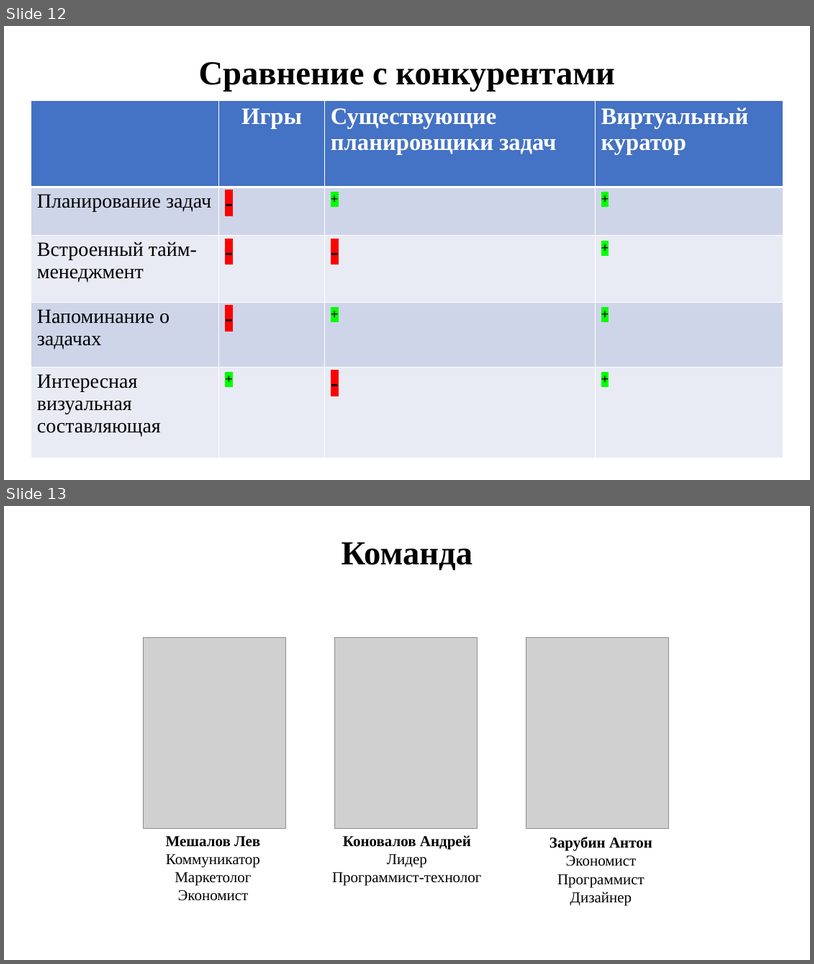
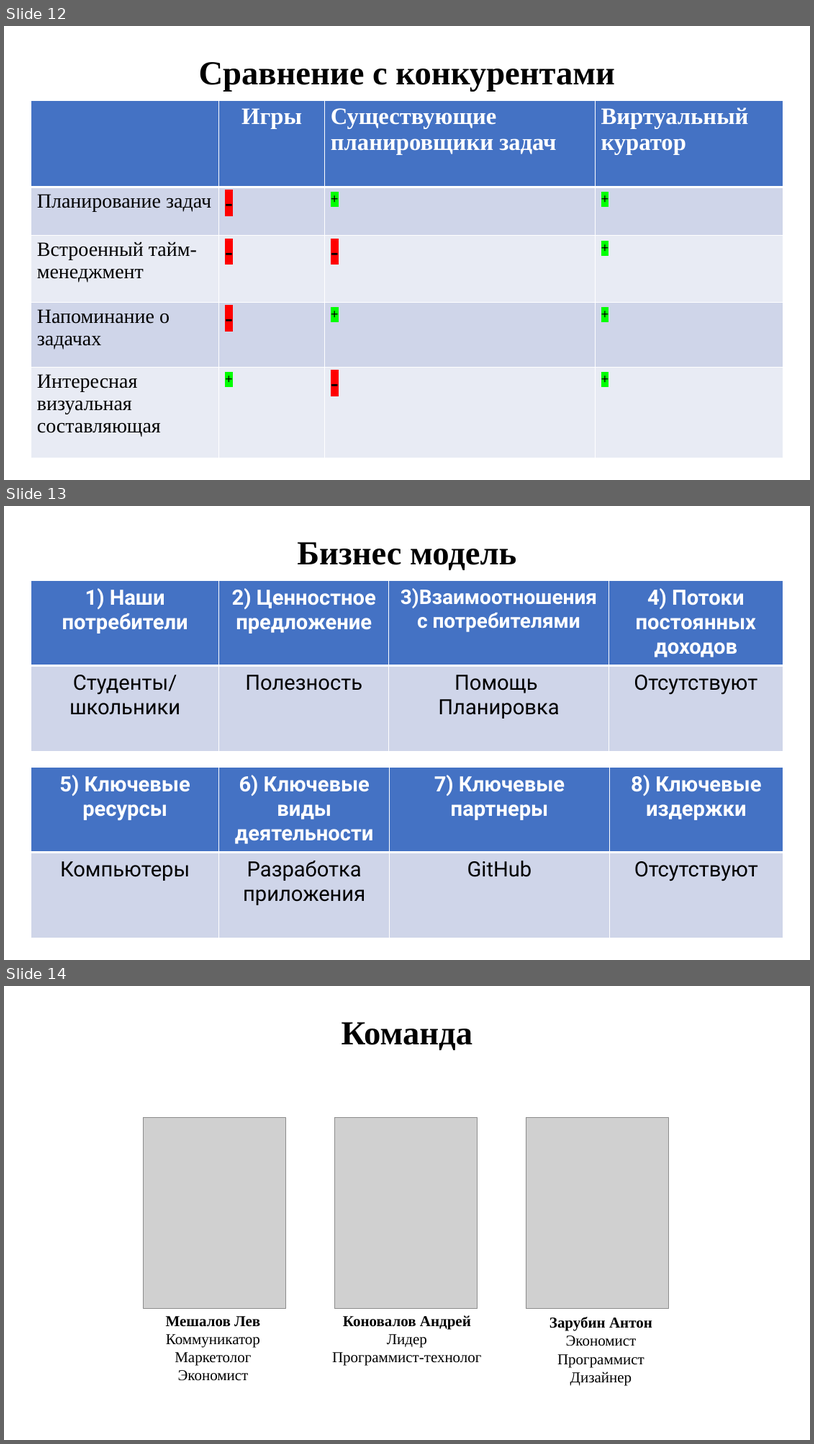
Before and after one commit to DronSyperlol/VirtualCurator, a slide deck: Docs/Куратор - виртуальный куратор.pptx. Shown one above the other, each under a label of ours: slides 12 and 13 before the commit, slides 12, 13 and 14 after it. The pictures are 814x964 and 814x1444 pixels, drawn with LibreOffice and Linux fonts; fonts in the diff are those of the drawing; grey boxes stand for pictures. Boxes give left, top, right and bottom in pixels: in the first picture for what was removed or moved away, otherwise in the second. Text is boxed around its words. In the diff, an @@ line names an element or a change of style, - is before the commit and + after.

Commit message:
add(docs): Бизнес модель

```diff
--- a/Docs/Куратор - виртуальный куратор.pptx
+++ b/Docs/Куратор - виртуальный куратор.pptx
@@ slide 13 added at <box>4,506,810,960</box>, background #FFFFFF @@
@@ text added at <box>297,542,517,570</box>, 40 pt, text #000000, bold @@
+Бизнес модель
@@ table added at <box>31,580,784,751</box>, 2 rows, 4 columns @@
+1) Наши потребители | 2) Ценностное предложение | 3)Взаимоотношения с потребителями | 4) Потоки постоянных доходов
+Студенты/ / школьники | Полезность | Помощь / Планировка | Отсутствуют
@@ table added at <box>31,767,784,937</box>, 2 rows, 4 columns @@
+5) Ключевые ресурсы | 6) Ключевые виды деятельности | 7) Ключевые партнеры | 8) Ключевые издержки
+Компьютеры | Разработка приложения | GitHub | Отсутствуют
@@ what was slide 13 is now slide 14 @@
```
